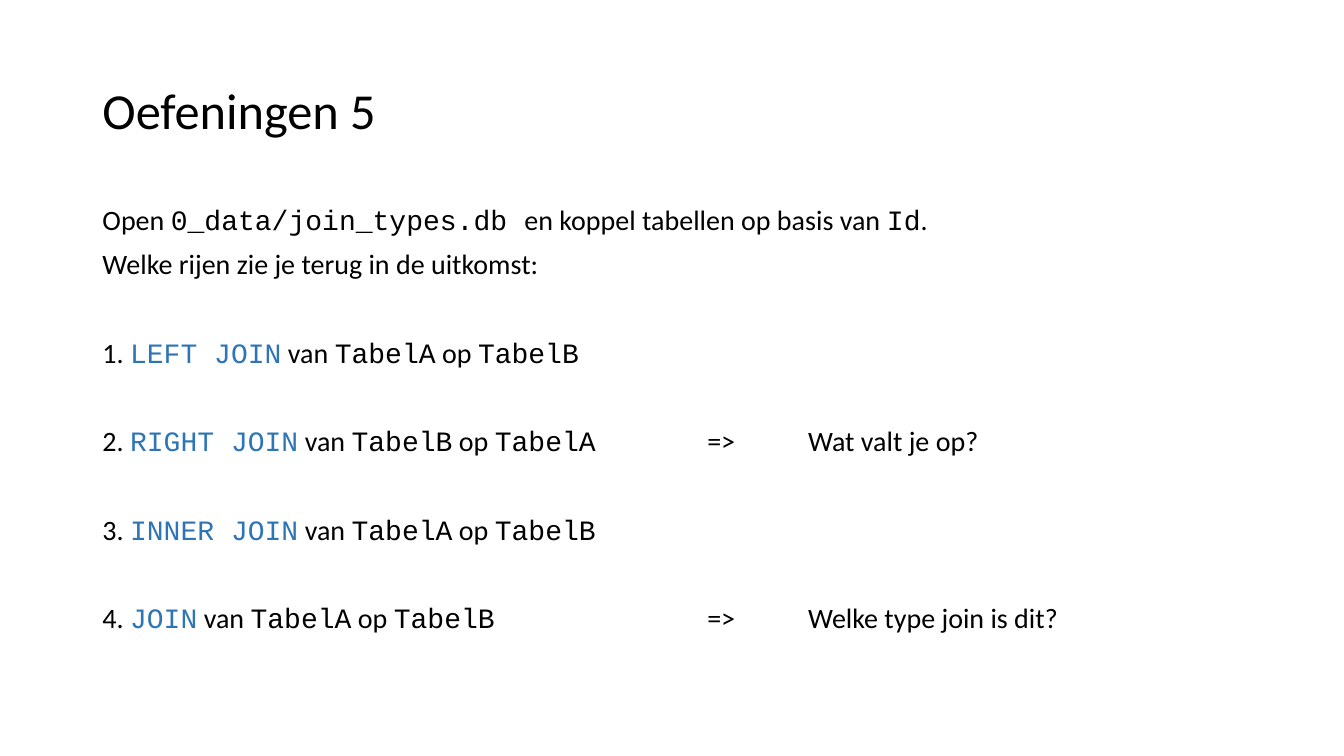
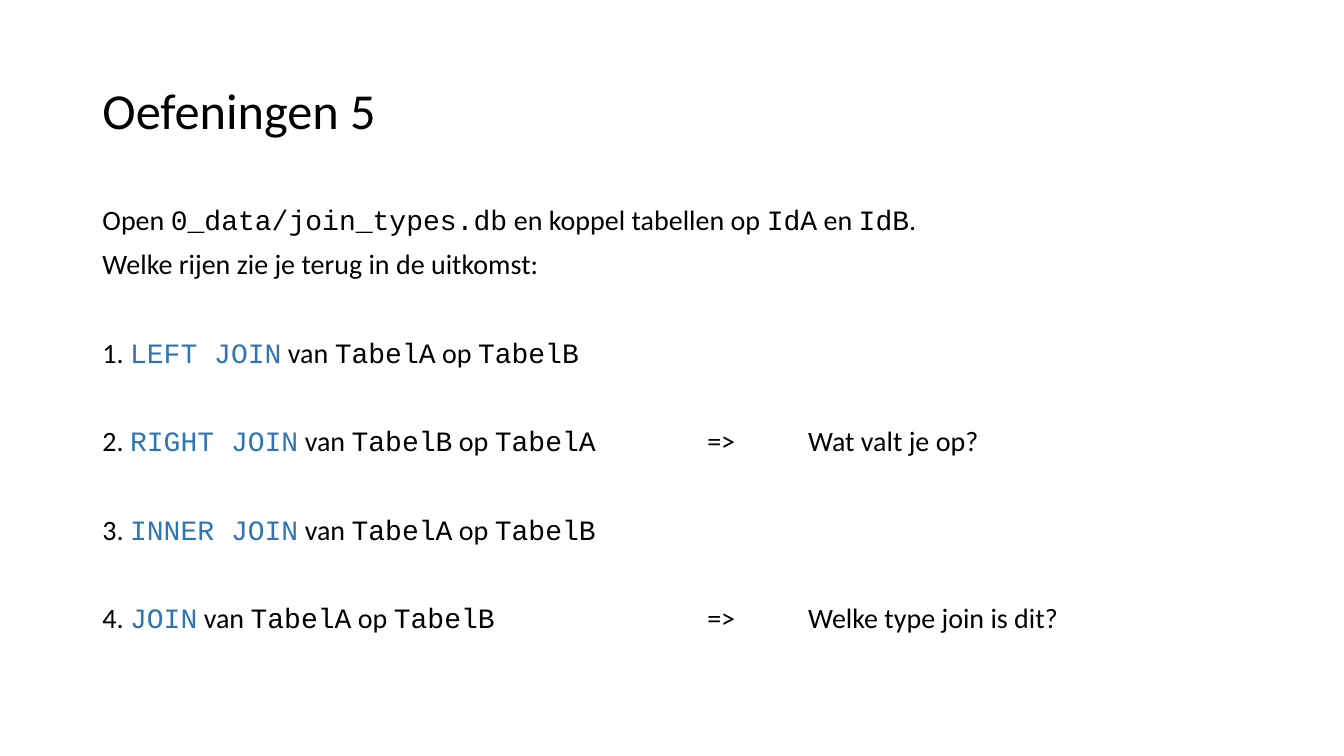
Before and after one commit to LFKoning/knowledge-sharing, a slide deck: slide 53 of sql_course_2p/1_basics/1_basics.pptx (slide 52 before the commit). Drawn at 1344x756 pixels with LibreOffice and Linux fonts; fonts in the diff are those of the drawing. Boxes give left, top, right and bottom in pixels: in the first picture for what was removed or moved away, otherwise in the second. Text is boxed around its words. In the diff, an @@ line names an element or a change of style, - is before the commit and + after.

```diff
--- a/sql_course_2p/1_basics/1_basics.pptx
+++ b/sql_course_2p/1_basics/1_basics.pptx
@@ text at (x1=102, y1=210, x2=917, y2=236): text changed; font Calibri to Courier New @@
-Open 0_data/join_types.db en koppel tabellen op basis van Id.
+Open 0_data/join_types.db en koppel tabellen op IdA en IdB.
```
Also in this commit, not shown: 19 other slides changed, 1 slide added, 9 other files.
